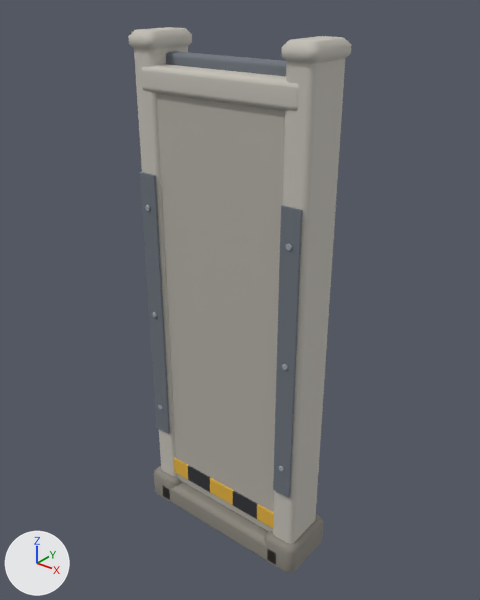
The glTF model navigateur/export/barriere_beton_arme.glb as it was, and as the next commit left it.
Rendered twice from a 50 mm lens placed at (1.126, -1.377, 1.706), pointed at (0.001, 0.029, 0.834). Arrows for +X, +Y and +Z are at lower left; the lights stay in place. The first picture is the older version. Vertices at exactly the same position are counted once.

Names of what the first picture shows: 'barriere_acier_cl.006', 'barriere_beton_cl.012', 'barriere_beton_cl_clair.012', 'barriere_beton_cl_sombre.012', 'barriere_jaune_cl.006', 'barriere_noir_cl.008', 'poteau_d_acier_cl.006', 'poteau_d_beton_cl_clair.012', 'poteau_d_beton_cl_sombre.012', 'poteau_g_acier_cl.006', 'poteau_g_beton_cl_clair.012' and 3 more.
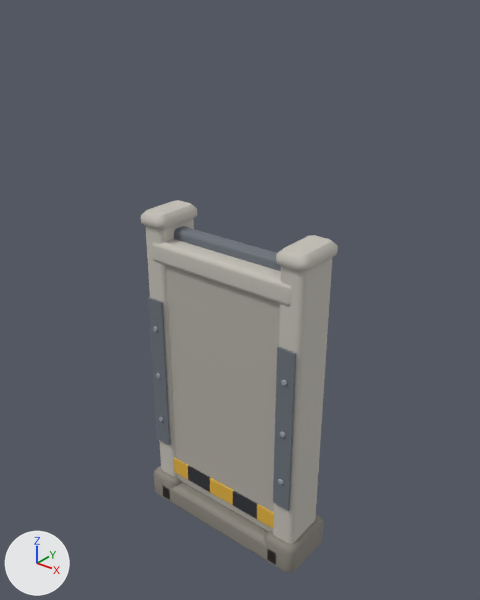
The change, as a diff of the scene's bpy script:
```diff
--- a/navigateur/export/barriere_beton_arme.glb.py
+++ b/navigateur/export/barriere_beton_arme.glb.py
@@ me_barriere_acier_cl_007 @@
-me_barriere_acier_cl_007.from_pydata(...)  # 64 vertices, 124 faces; spans x -0.26..0.26, y -0.025..0.025, z 1.475..1.525
+me_barriere_acier_cl_007.from_pydata(...)  # 64 vertices, 124 faces; spans x -0.26..0.26, y -0.025..0.025, z 0.975..1.025
+# me_barriere_acier_cl_007 part 1: the whole mesh is moved by (0.0, 0.0, -0.5)
 me_barriere_acier_cl_007.materials.append(mat_acier_cl)
@@ me_barriere_beton_cl_019 @@
-me_barriere_beton_cl_019.from_pydata(...)  # 64 vertices, 124 faces; spans x -0.26..0.26, y -0.065..0.065, z 0.09..1.475
+me_barriere_beton_cl_019.from_pydata(...)  # 64 vertices, 124 faces; spans x -0.26..0.26, y -0.065..0.065, z 0.09..0.975
+# me_barriere_beton_cl_019 part 2: all 32 vertices in x -0.26..0.26, y -0.065..0.065, z 1.465..1.475 are moved by (0.0, 0.0, -0.5)
 me_barriere_beton_cl_019.materials.append(mat_beton_cl)
@@ me_barriere_beton_cl_clair_019 @@
-me_barriere_beton_cl_clair_019.from_pydata(...)  # 64 vertices, 124 faces; spans x -0.26..0.26, y -0.08..0.08, z 1.425..1.495
+me_barriere_beton_cl_clair_019.from_pydata(...)  # 64 vertices, 124 faces; spans x -0.26..0.26, y -0.08..0.08, z 0.925..0.995
+# me_barriere_beton_cl_clair_019 part 3: the whole mesh is moved by (0.0, 0.0, -0.5)
 me_barriere_beton_cl_clair_019.materials.append(mat_beton_cl_clair)
@@ me_poteau_d_acier_cl_007 @@
-me_poteau_d_acier_cl_007.from_pydata(...)  # 48 vertices, 92 faces; spans x 0.22..0.28, y -0.084..-0.076, z 0.3..1.2
+me_poteau_d_acier_cl_007.from_pydata(...)  # 48 vertices, 92 faces; spans x 0.22..0.28, y -0.084..-0.076, z 0.25..0.8
+# me_poteau_d_acier_cl_007 part 4: the whole mesh is scaled about its middle by (1, 1, 0.61), then moved by (0.0, 0.0, -0.225)
 me_poteau_d_acier_cl_007.materials.append(mat_acier_cl)
@@ me_poteau_d_beton_cl_clair_019 @@
-me_poteau_d_beton_cl_clair_019.from_pydata(...)  # 128 vertices, 248 faces; spans x 0.2..0.3, y -0.09..0.09, z 0.05..1.58
+me_poteau_d_beton_cl_clair_019.from_pydata(...)  # 128 vertices, 248 faces; spans x 0.2..0.3, y -0.09..0.09, z 0.05..1.08
+# me_poteau_d_beton_cl_clair_019 part 5: the whole mesh is scaled about its middle by (1, 1, 0.666), then moved by (0.0, 0.0, -0.25)
 me_poteau_d_beton_cl_clair_019.materials.append(mat_beton_cl_clair)
@@ me_poteau_g_acier_cl_007 @@
-me_poteau_g_acier_cl_007.from_pydata(...)  # 48 vertices, 92 faces; spans x -0.28..-0.22, y -0.084..-0.076, z 0.3..1.2
+me_poteau_g_acier_cl_007.from_pydata(...)  # 48 vertices, 92 faces; spans x -0.28..-0.22, y -0.084..-0.076, z 0.25..0.8
+# me_poteau_g_acier_cl_007 part 6: the whole mesh is scaled about its middle by (1, 1, 0.61), then moved by (0.0, 0.0, -0.225)
 me_poteau_g_acier_cl_007.materials.append(mat_acier_cl)
@@ me_poteau_g_beton_cl_clair_019 @@
-me_poteau_g_beton_cl_clair_019.from_pydata(...)  # 128 vertices, 248 faces; spans x -0.3..-0.2, y -0.09..0.09, z 0.05..1.58
+me_poteau_g_beton_cl_clair_019.from_pydata(...)  # 128 vertices, 248 faces; spans x -0.3..-0.2, y -0.09..0.09, z 0.05..1.08
+# me_poteau_g_beton_cl_clair_019 part 7: the whole mesh is scaled about its middle by (1, 1, 0.666), then moved by (0.0, 0.0, -0.25)
 me_poteau_g_beton_cl_clair_019.materials.append(mat_beton_cl_clair)
```

Pixel boxes [x1, y1, x2, y2] of what changed, in the pictures (480 x 600 px):
'barriere_beton_cl.012', reshaped (12% narrower, 39% shorter)
    before: [156, 93, 285, 531]
    after: [166, 265, 280, 531]
'poteau_d_beton_cl_clair.012', mesh rescaled (18% narrower, 39% shorter)
    before: [273, 36, 352, 544]
    after: [273, 235, 338, 544]
'barriere_beton_cl_clair.012', moved
    before: [141, 64, 299, 111]
    after: [152, 239, 292, 306]
'poteau_g_beton_cl_clair.012', mesh rescaled (12% narrower, 38% shorter)
    before: [128, 27, 192, 476]
    after: [141, 200, 197, 476]
'poteau_d_acier_cl.006', moved, rescaled (23% narrower, 44% shorter)
    before: [273, 205, 303, 498]
    after: [273, 347, 296, 511]
'poteau_g_acier_cl.006', moved, rescaled (23% narrower, 43% shorter)
    before: [140, 172, 170, 434]
    after: [148, 297, 171, 446]
'barriere_acier_cl.006', moved
    before: [166, 51, 287, 76]
    after: [174, 226, 281, 271]
